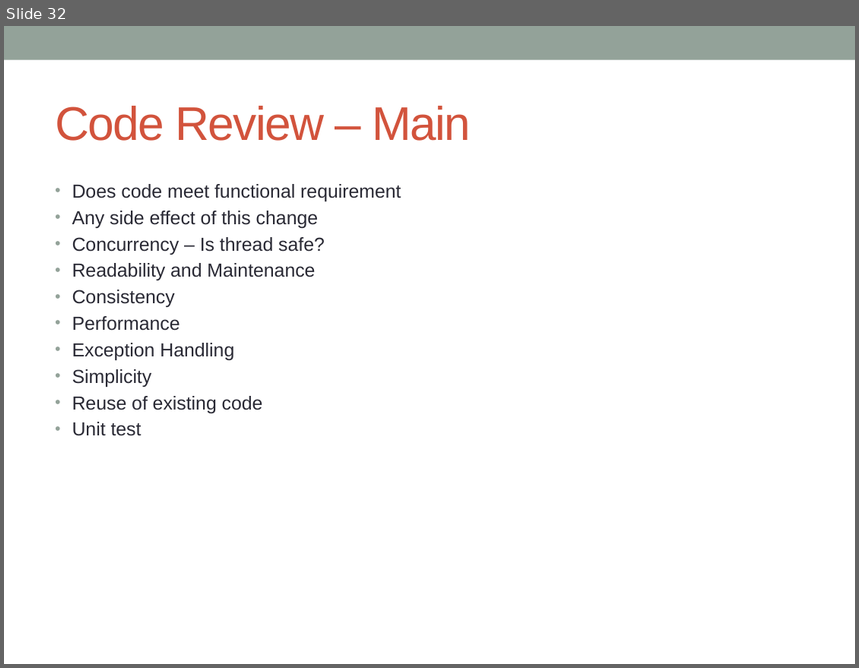
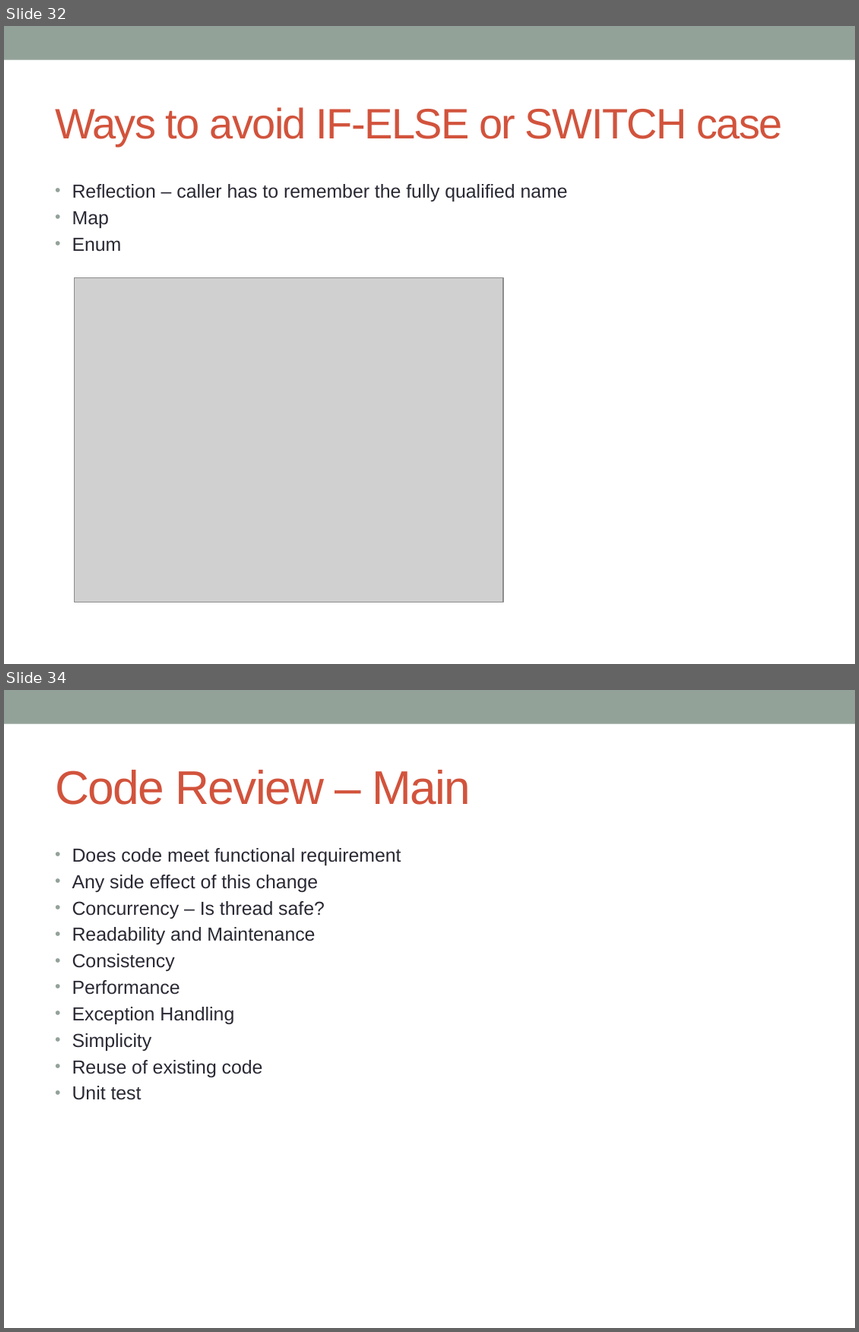
Before and after one commit to notionquest/ProjectDocumentation, a slide deck: CoreJava.pptx. Shown one above the other, each under a label of ours: slide 32 before the commit, slides 32 and 34 after it; the slides between them are not shown. The pictures are 859x668 and 859x1332 pixels, drawn with LibreOffice and Linux fonts; fonts in the diff are those of the drawing; grey boxes stand for pictures. Boxes give left, top, right and bottom in pixels: in the first picture for what was removed or moved away, otherwise in the second. Text is boxed around its words. In the diff, an @@ line names an element or a change of style, - is before the commit and + after.

Commit message:
Ways to avoid if/else or switch case

```diff
--- a/CoreJava.pptx
+++ b/CoreJava.pptx
@@ slide 32 added at (x1=4, y1=26, x2=855, y2=664), background #FFFFFF; not listed: 1 template element that a slide beside it also shows @@
@@ title added at (x1=55, y1=107, x2=783, y2=146), 36 pt, text #D2533C @@
+Ways to avoid IF-ELSE or SWITCH case
@@ text added at (x1=72, y1=184, x2=568, y2=252), 16 pt, text #292934 @@
+• Reflection – caller has to remember the fully qualified name
+• Map
+• Enum
@@ picture added at (x1=75, y1=278, x2=503, y2=602) @@
@@ what was slide 32 is now slide 34 @@
```
Also in this commit, not shown: 1 slide changed, 1 other slide added.
